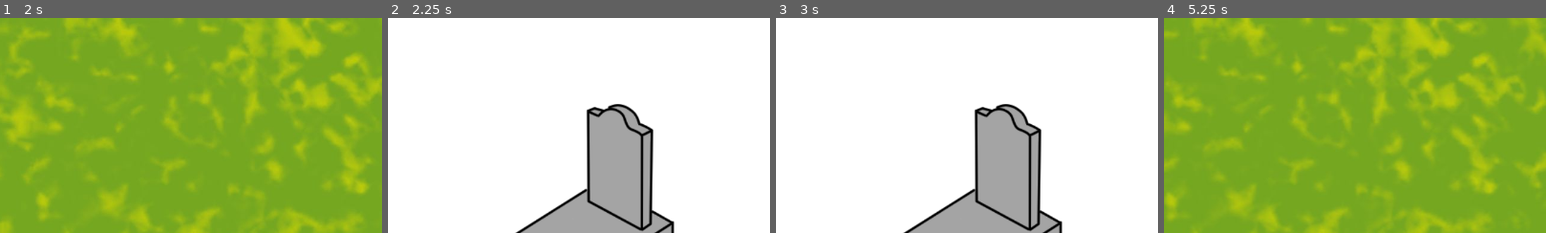
Above: before the commit, frames 1-4 (left to right).
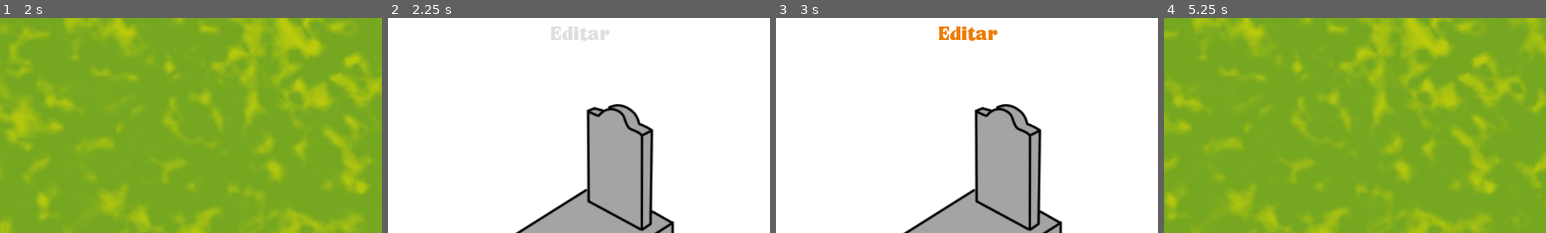
Above: after the commit, the same moments.

Repository: M0G1WARA/game-jam-2025
Game: Godot game, scene res://Scenes/MainMenu/main_menu.tscn
Same seed, same stepped clock (60 frames per second), same inputs: the game is played once before the commit and once after it.
Inputs (mouse positions are % of the whole screen's width and height, from its top left):
- Up to frame 1 (2 s): click "Jugar" at 0.5 s; tap Enter at 1.25 s; drag from (7, 89) to (34, 90) at 1.27 s
- Up to frame 2 (2.25 s): click "Decorar" at 2 s
- Up to frame 3 (3 s): click (50, 4) at 2.75 s, where only the run after the commit has a clickable "Editar"
- Up to frame 4 (5.25 s): click "Regresar" at 3.5 s; tap Space at 4.25 s; drag from (34, 90) to (7, 90) at 4.27 s; move the mouse to (21, 89) at 5.02 s; hold Right (ui_right) from 5.03 s (still down); click (21, 89) at 5.17 s
The pictures show only the part of the screen within x 25-75%, y 0-50%; the shares and areas given below are measured in that part.

Frame 1 is identical in both runs. In frame 2, 0.5% of the frame differs, in the area x 42-58%, y 4-11%; in frame 3, 0.7%, in the area x 42-58%, y 3-11%; in frame 4, nothing differs.

Commit message:
Refactor

Diff:
--- a/Scenes/HUD/hud.gd
+++ b/Scenes/HUD/hud.gd
@@ -13,6 +13,7 @@
 @onready var flow_containerH = $MarginContainer/HPanel/FlowContainer
 @onready var flow_containerV = $MarginContainer/VPanel/FlowContainer
 
+
 func _ready():
 	create_object_panels()
 
@@ -20,10 +21,12 @@
 		$MarginContainer/HPanel.show()
 		$MarginContainer/VPanel.hide()
 		$MarginContainer/BackButton.hide()
+		$MarginContainer/EditButton.hide()
 	else:
 		$MarginContainer/HPanel.hide()
 		$MarginContainer/VPanel.show()
 		$MarginContainer/BackButton.show()
+		$MarginContainer/EditButton.show()
 
 
 func _on_back_button_pressed():
@@ -51,7 +54,5 @@
 		get_owner().get_node("Default").get_node("Light").color = Color(value, value, value, 255)
 
 
-func _input(event):
-	if event is InputEventMouseButton:
-		if event.button_index == MOUSE_BUTTON_RIGHT and event.is_pressed():
-			Global.options_visible = not Global.options_visible
+func _on_edit_button_pressed():
+	Global.options_visible = not Global.options_visible
--- a/Scenes/HUD/hud.tscn
+++ b/Scenes/HUD/hud.tscn
@@ -1,10 +1,12 @@
-[gd_scene load_steps=5 format=3 uid="uid://d0v2ab5c0mnge"]
+[gd_scene load_steps=6 format=3 uid="uid://d0v2ab5c0mnge"]
 
 [ext_resource type="Script" uid="uid://b3lhgng8n7yq4" path="res://Scenes/HUD/hud.gd" id="1_5aai8"]
 [ext_resource type="FontFile" uid="uid://bi7q65npobhdr" path="res://Font/Yeast/Yeast.otf" id="2_5aai8"]
 [ext_resource type="AudioStream" uid="uid://dxvbmpst1up3p" path="res://Music/black-box-cozy-forest-122347.mp3" id="3_a56j6"]
 
 [sub_resource type="StyleBoxEmpty" id="StyleBoxEmpty_a56j6"]
+
+[sub_resource type="StyleBoxEmpty" id="StyleBoxEmpty_k83ni"]
 
 [node name="HUD" type="CanvasLayer"]
 script = ExtResource("1_5aai8")
@@ -58,6 +60,18 @@
 text = "Regresar"
 flat = true
 
+[node name="EditButton" type="Button" parent="MarginContainer"]
+visible = false
+layout_mode = 2
+size_flags_horizontal = 4
+size_flags_vertical = 0
+theme_override_colors/font_hover_color = Color(0.92941177, 0.4862745, 0, 1)
+theme_override_fonts/font = ExtResource("2_5aai8")
+theme_override_font_sizes/font_size = 36
+theme_override_styles/focus = SubResource("StyleBoxEmpty_k83ni")
+text = "Editar"
+flat = true
+
 [node name="VBoxContainer" type="VBoxContainer" parent="MarginContainer"]
 layout_mode = 2
 size_flags_horizontal = 2
@@ -82,4 +96,5 @@
 autoplay = true
 
 [connection signal="pressed" from="MarginContainer/BackButton" to="." method="_on_back_button_pressed"]
+[connection signal="pressed" from="MarginContainer/EditButton" to="." method="_on_edit_button_pressed"]
 [connection signal="value_changed" from="MarginContainer/VBoxContainer/VSlider" to="." method="_on_v_slider_value_changed"]
--- a/Scenes/Object/object.gd
+++ b/Scenes/Object/object.gd
@@ -2,6 +2,10 @@
 
 var image_id = 0
 var light_objects = [1]
+
+func _ready():
+	get_parent().get_node("Default").get_node("HUD").get_node("MarginContainer").get_node("EditButton").connect("pressed", Callable(self, "options"))
+	options()
 
 func assign_image_by_id(texture_id: int):
 	if texture_id <= 31:
@@ -18,11 +22,13 @@
 func _input(event):
 	if event is InputEventMouseButton:
 		if event.button_index == MOUSE_BUTTON_RIGHT:
-			if Global.options_visible:
-				$Button.show()
-			else:
-				$Button.hide()
+			options()
 
+func options():
+	if Global.options_visible:
+		$Button.show()
+	else:
+		$Button.hide()
 
 func _on_button_pressed():
 	queue_free()
